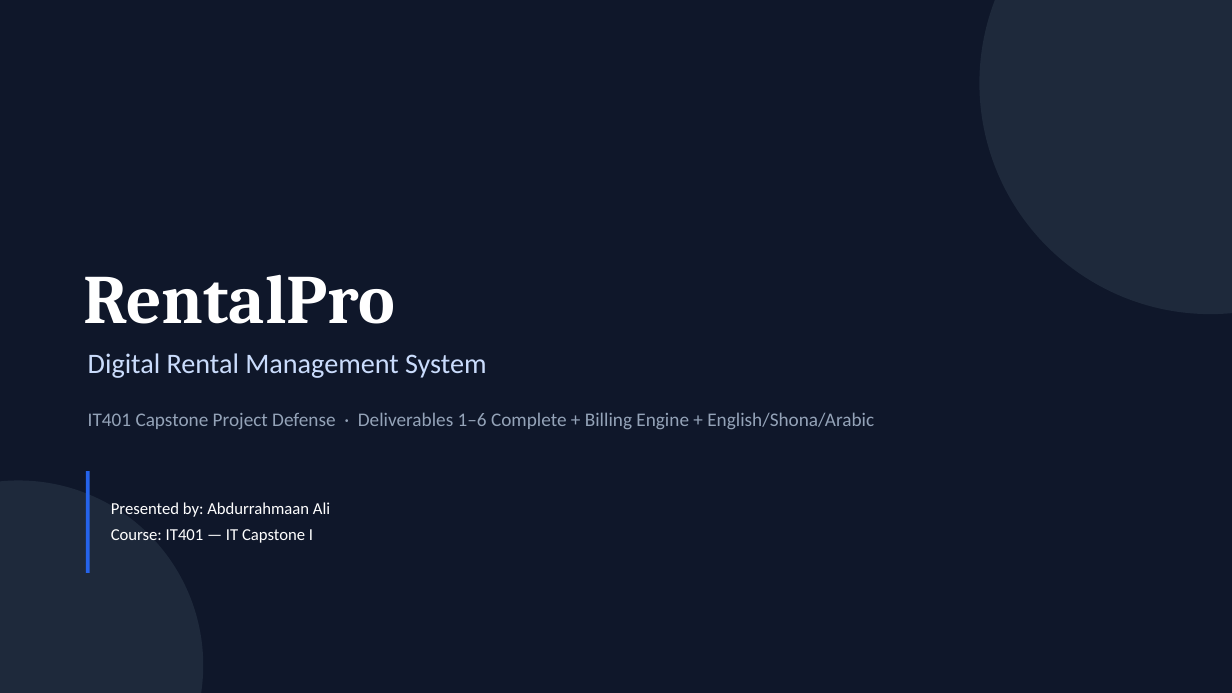
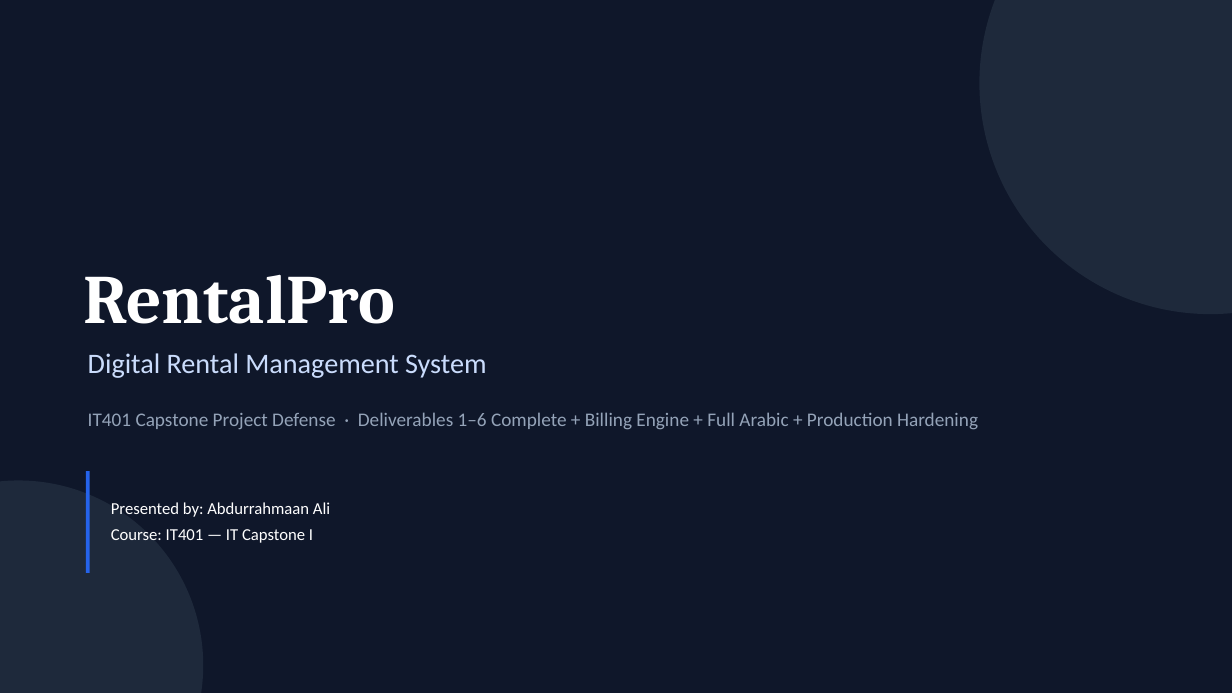
Before and after one commit to Abdur-lab/github-slideshow, a slide deck: slide 1 of docs/ABDURRAHMAAN_IT401_DEL_6_PRESENTATION.pptx. Drawn at 1232x693 pixels with LibreOffice and Linux fonts; fonts in the diff are those of the drawing. Boxes give left, top, right and bottom in pixels: in the first picture for what was removed or moved away, otherwise in the second. Text is boxed around its words. In the diff, an @@ line names an element or a change of style, - is before the commit and + after.

```diff
--- a/docs/ABDURRAHMAAN_IT401_DEL_6_PRESENTATION.pptx
+++ b/docs/ABDURRAHMAAN_IT401_DEL_6_PRESENTATION.pptx
@@ text at (88, 412, 978, 430): text changed @@
-IT401 Capstone Project Defense · Deliverables 1–6 Complete + Billing Engine + English/Shona/Arabic
+IT401 Capstone Project Defense · Deliverables 1–6 Complete + Billing Engine + Full Arabic + Production Hardening
```
Also in this commit, not shown: 16 other slides changed, 1 slide added, 10 other files.
